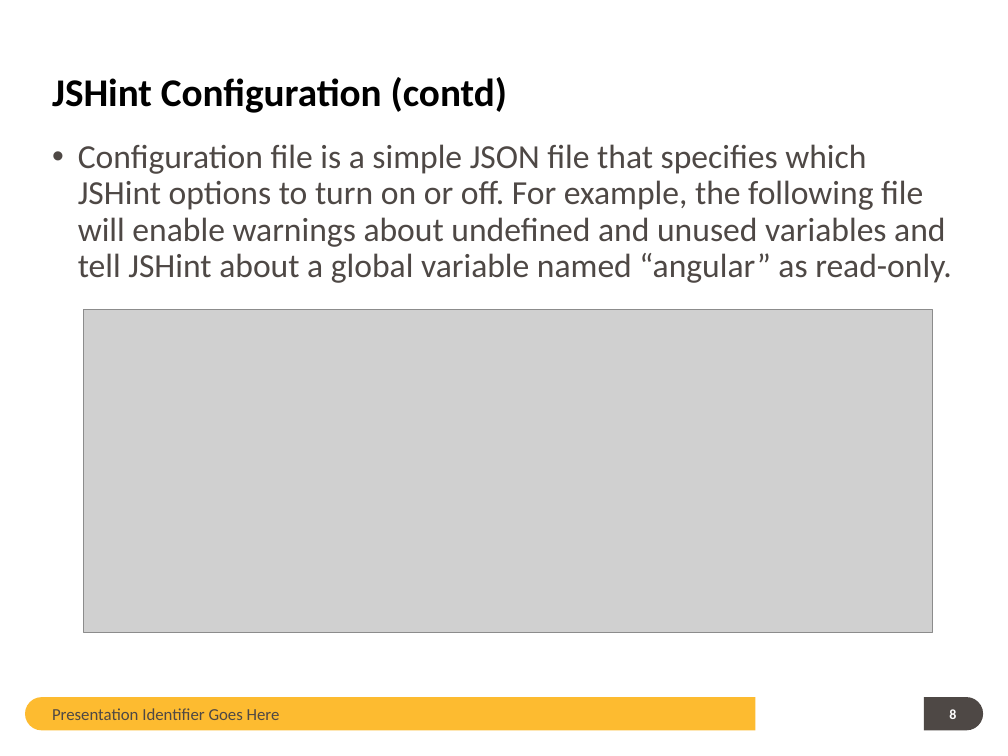
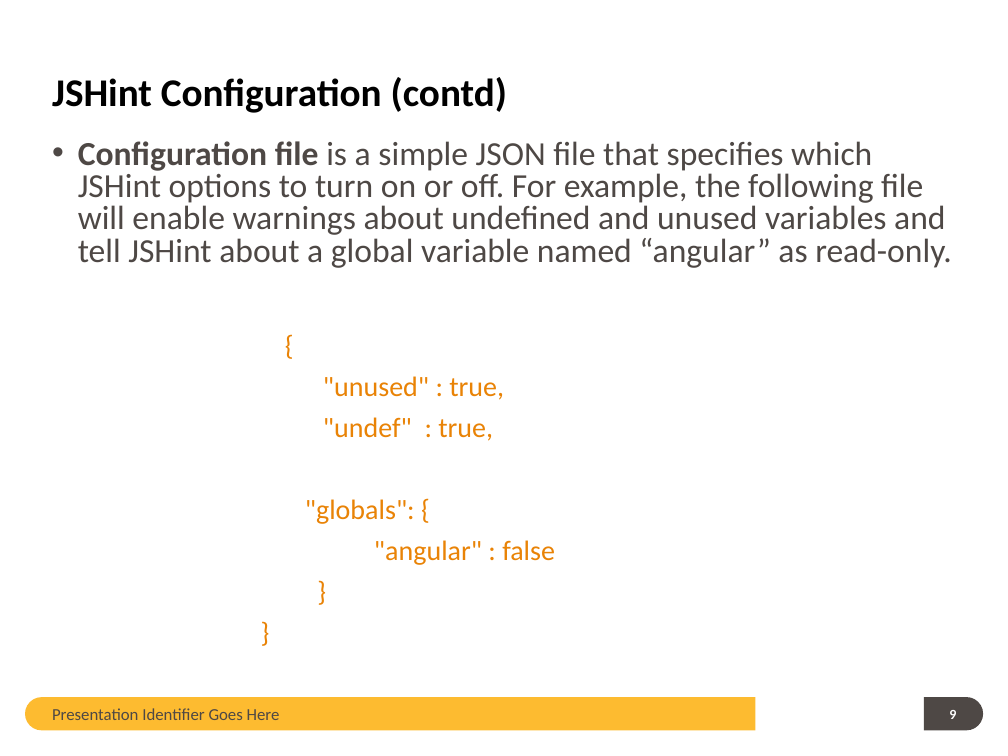
Before and after one commit to guangweiqiao/EIMS, a slide deck: slide 9 of EIMS/doc/JSHint TOI.pptx (slide 8 before the commit). Drawn at 1008x756 pixels with LibreOffice and Linux fonts; fonts in the diff are those of the drawing; grey boxes stand for pictures; background and template pictures are left out. Boxes give left, top, right and bottom in pixels: in the first picture for what was removed or moved away, otherwise in the second. Text is boxed around its words. In the diff, an @@ line names an element or a change of style, - is before the commit and + after.

```diff
--- a/EIMS/doc/JSHint TOI.pptx
+++ b/EIMS/doc/JSHint TOI.pptx
@@ text at (x1=78, y1=141, x2=952, y2=268): bold on in "Configuration file"; line spacing 0.9 to 0.8 @@
@@ picture removed at (x1=84, y1=309, x2=932, y2=632) @@
@@ text at (x1=305, y1=376, x2=555, y2=565): paragraphs added @@
+  {
+  "unused" : true,
+  "undef" : true,
+  "globals": {
+  "angular" : false
+  }
+  }
@@ page number at (x1=949, y1=710, x2=956, y2=719): text changed @@
-8
+9
```
Also in this commit, not shown: 13 other slides changed, 1 slide removed.
